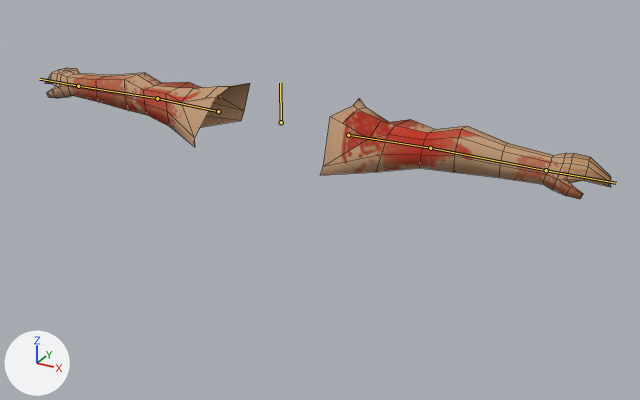
The Blender file Assets/Axtras/Models/Player/Arms/Player Arms Punch.blend, before and after one commit.
The view is the same before and after, from a 50 mm lens placed at (10.8, -17.53, 21.0), pointed at (1.72, -1.01, 12.74). Every picture has the same lights, and +X, +Y and +Z are marked at lower left. The bones that bend it are drawn over the model as lines. Mesh edges are drawn as thin lines.

The first picture shows 'Player Human Male'.
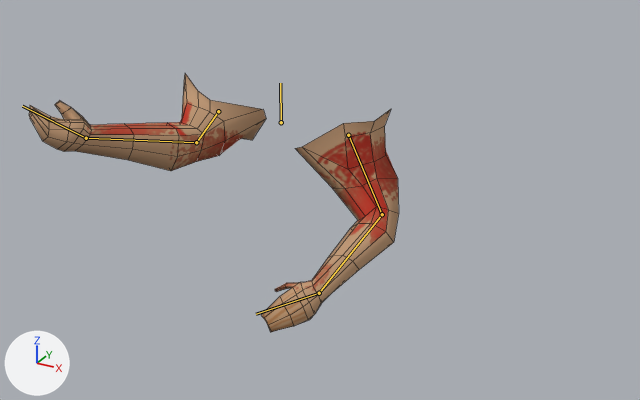
The newer file adds an action. The first version stands in its rest pose; the second is drawn at frame 1 of the action 'Holding Item'.

Boxes (x1, y1, x2, y2) around the edits, measured in the pictures (640 x 400 px):
'Player Human Male', posed (35% narrower, 96% taller): before (45, 68, 611, 199); after (29, 74, 399, 332)

The edits, one by one:
Bone 'IK.Pose.L' (bone_ik_pose_l) moves from (0.0, 0.0, 0.0) to (0.9, 0.0, -0.95).
Bone 'IK.Pose.R' (bone_ik_pose_r) moves from (0.0, 0.0, 0.0) to (-0.73, 0.0, -3.77).
Bone 'IK.Target.L' (bone_ik_target_l) moves from (0.0, 0.0, 0.0) to (2.71, -4.0, 2.73).
Bone 'IK.Target.L' (bone_ik_target_l) turns from (0, 0, 0) to (56, -29, 160) degrees about its own x, y and z.
Bone 'IK.Target.R' (bone_ik_target_r) moves from (0.0, 0.0, 0.0) to (0.5, -4.17, 4.21).
Bone 'IK.Target.R' (bone_ik_target_r) turns from (0, 0, 0) to (90, 57, 48) degrees about its own x, y and z.
